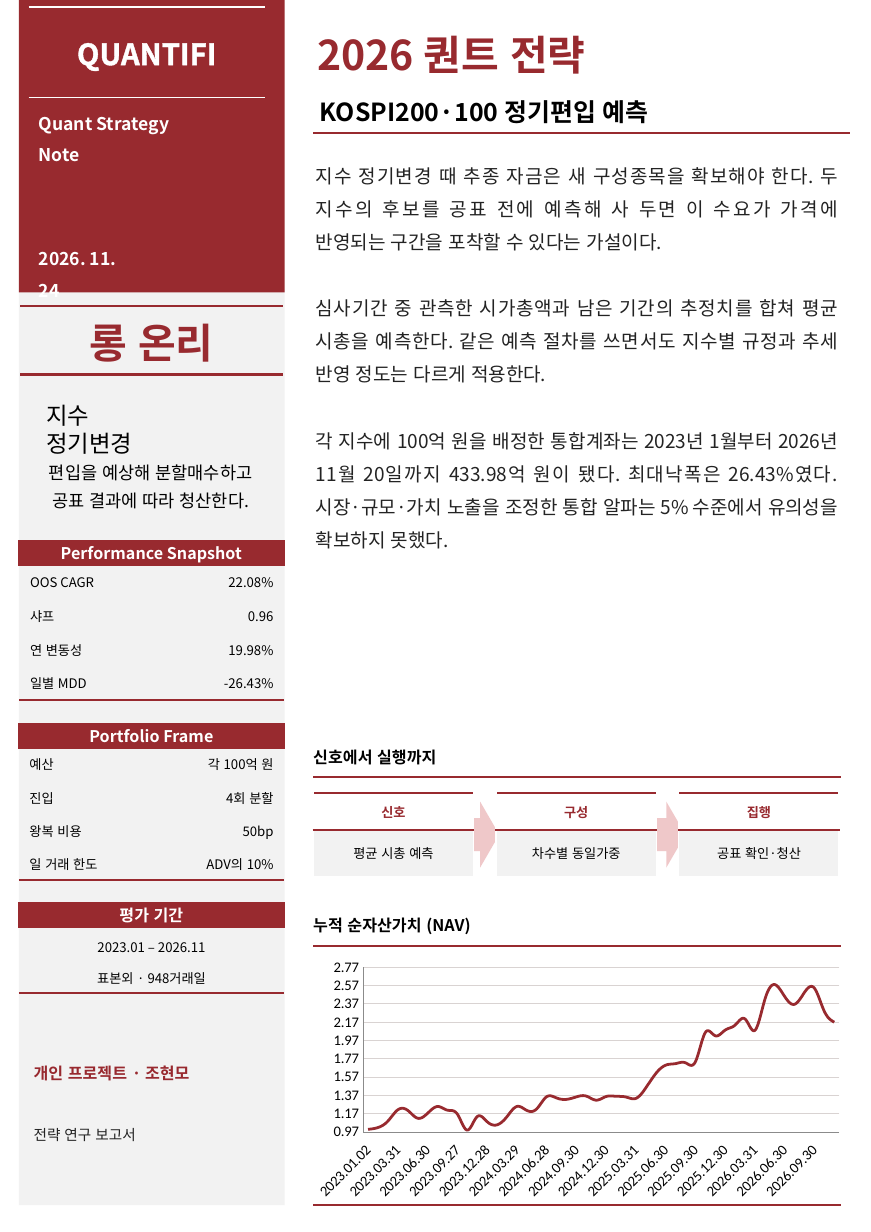
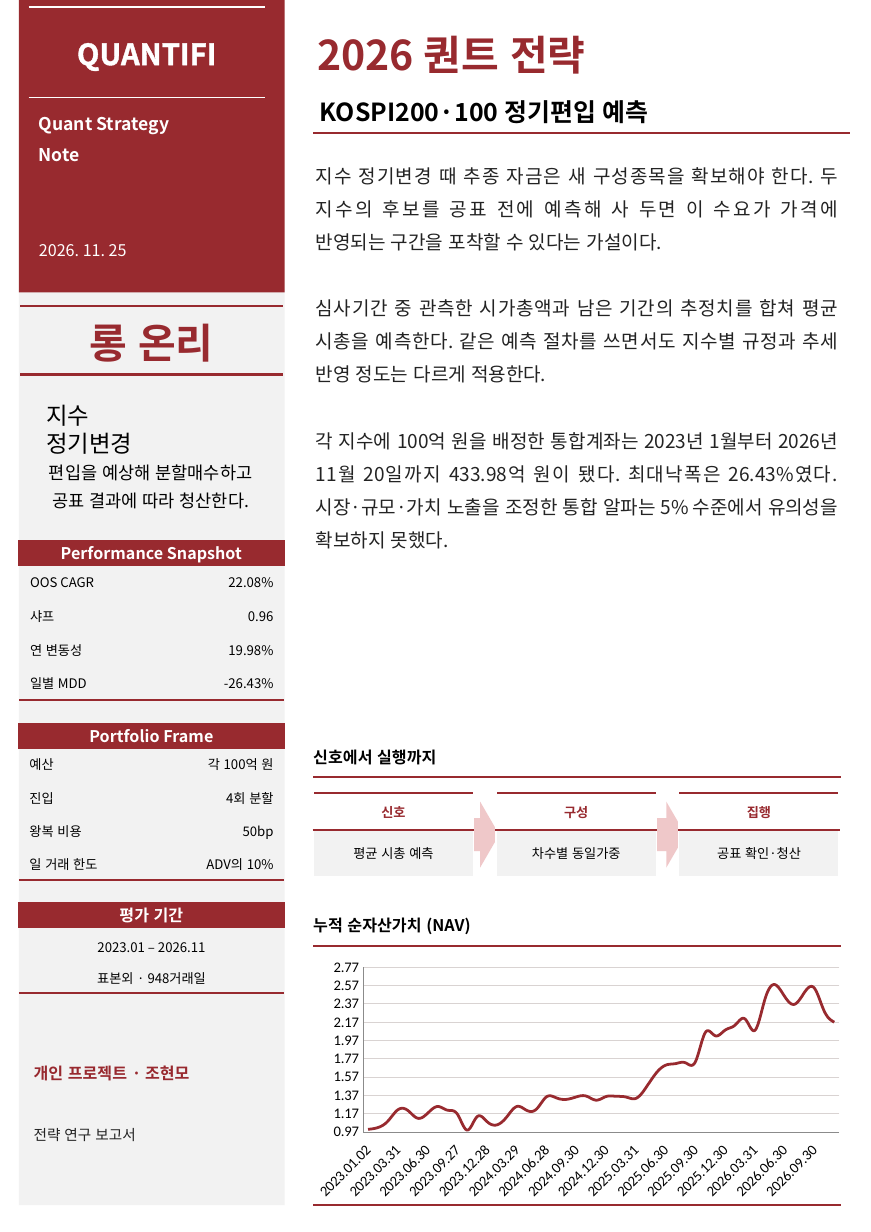
Before and after one commit to hyeonmocho/quantifi-kospi-index-inclusion, a slide deck: slide 1 of 발표/QUANTIFI_지수편입_전략보고서.pptx. Drawn at 871x1232 pixels with LibreOffice and Linux fonts; fonts in the diff are those of the drawing; background and template pictures are left out. Boxes give left, top, right and bottom in pixels: in the first picture for what was removed or moved away, otherwise in the second. Text is boxed around its words. In the diff, an @@ line names an element or a change of style, - is before the commit and + after.

```diff
--- a/발표/QUANTIFI_지수편입_전략보고서.pptx
+++ b/발표/QUANTIFI_지수편입_전략보고서.pptx
@@ text at [39, 244, 127, 256]: text changed; size 12 to 11 pt; bold off @@
-2026. 11. 24
+2026. 11. 25
```
Also in this commit, not shown: 4 other slides changed, 5 other files.
